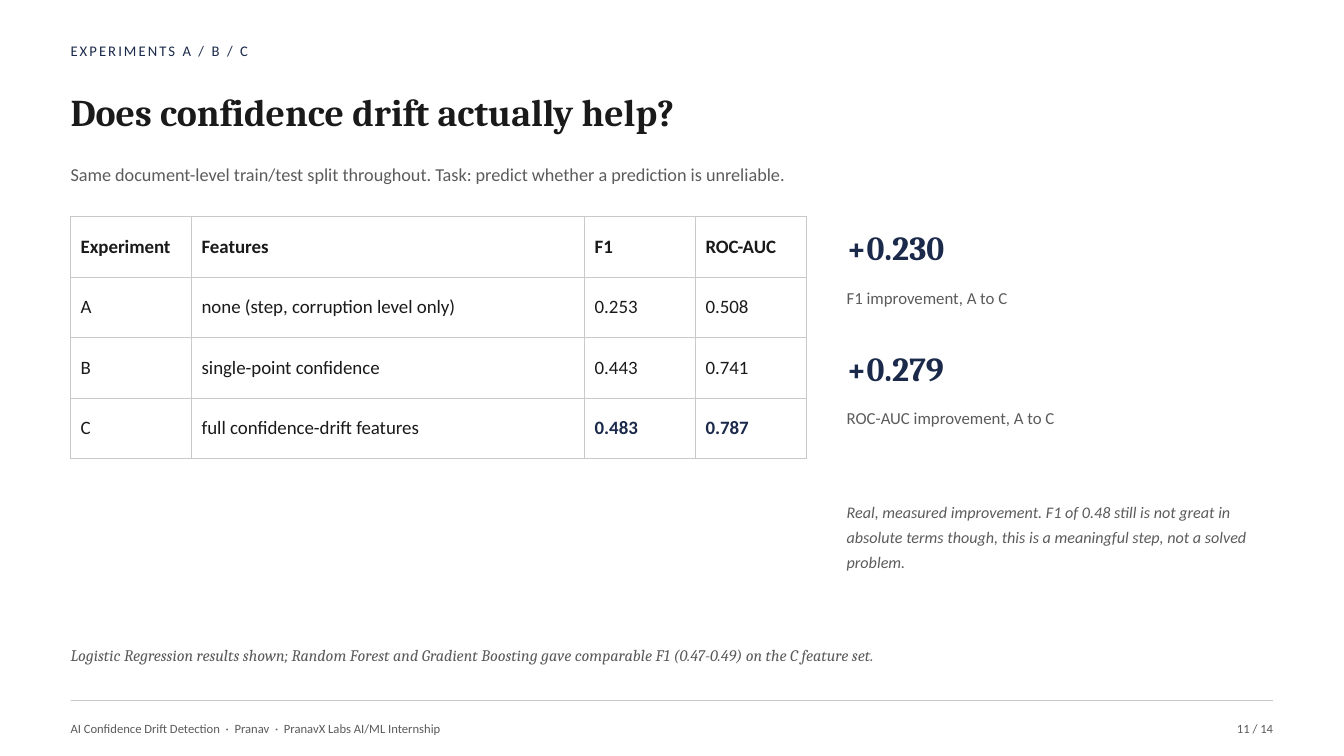
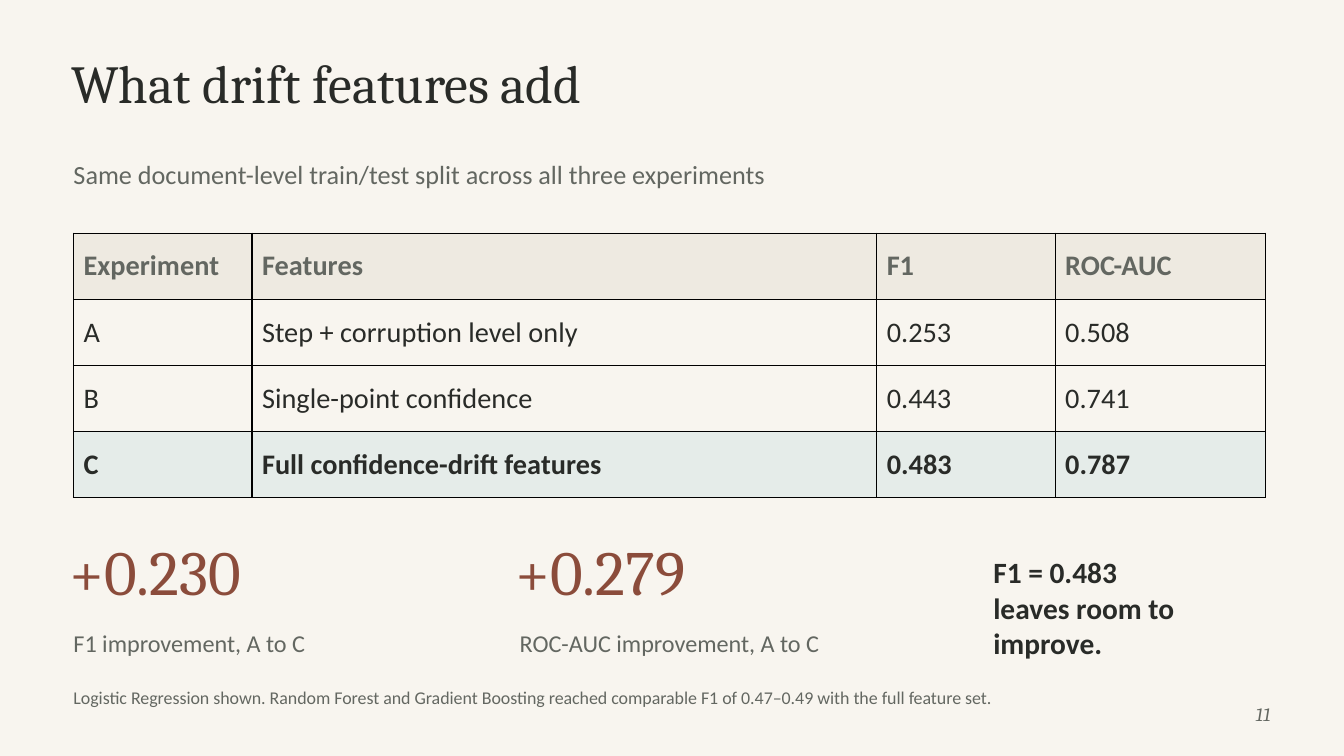
Before and after one commit to ahansardar/ai-confidence-drift, a slide deck: slide 11 of reports/presentation/AI_Confidence_Drift_Presentation.pptx. Drawn at 1344x756 pixels with LibreOffice and Linux fonts; fonts in the diff are those of the drawing. Boxes give left, top, right and bottom in pixels: in the first picture for what was removed or moved away, otherwise in the second. Text is boxed around its words. In the diff, an @@ line names an element or a change of style, - is before the commit and + after.

Commit message:
font change

```diff
--- a/reports/presentation/AI_Confidence_Drift_Presentation.pptx
+++ b/reports/presentation/AI_Confidence_Drift_Presentation.pptx
@@ background #FFFFFF to #F8F5EF @@
@@ vertical alignment middle to top in 4 elements at (73,691,991,707), (1256,708,1271,721), (73,166,764,188), (71,65,582,104) @@
@@ text removed at (71,46,248,56) @@
-EXPERIMENTS A / B / C
@@ text at (71,65,582,104): text changed; size 27 to 38.2 pt; text colour #1A1A1A to #292B28; bold off @@
-Does confidence drift actually help?
+What drift features add
@@ text at (73,166,764,188): text changed; size 13 to 18.8 pt; text colour #5B5B5B to #636761 @@
-Same document-level train/test split throughout. Task: predict whether a prediction is unreliable.
+Same document-level train/test split across all three experiments
@@ table at (74,233,1265,497) @@
-row 2, column 2: none (step, corruption level only)
+row 2, column 2: Step + corruption level only
-row 3, column 2: single-point confidence
+row 3, column 2: Single-point confidence
-row 4, column 2: full confidence-drift features
+row 4, column 2: Full confidence-drift features
@@ fill none to #EEEAE1 in row 1 @@
@@ fill none to #F8F5EF in 8 cells @@
@@ fill none to #E5ECE9 in row 4 @@
@@ size 13.5 to 20.2 pt in "Experiment", "Features", "F1", "ROC-AUC" and 9 more places @@
@@ text colour #1A1A1A to #636761 in "Experiment", "Features", "F1", "ROC-AUC" @@
@@ text colour #1A1A1A to #292B28 in "A", "0.253", "0.508", "B" and 3 more places @@
@@ bold on in "C" @@
@@ text colour #1B2A4A to #292B28 in "0.483", "0.787" @@
@@ borders changed @@
@@ table: place and size @@
-table at (71,217,807,438)
+table at (74,233,1265,497)
@@ text removed at (847,507,1246,571) @@
-Real, measured improvement. F1 of 0.48 still is not great in absolute terms though, this is a meaningful step, not a solved problem.
@@ text "+0.230": place and size @@
-text "+0.230" at (847,237,945,261)
+text "+0.230" at (69,552,241,596)
@@ text "+0.230" at (69,552,241,596): size 24 to 45 pt, text colour #1B2A4A to #8B4C3B, bold off; vertical alignment middle to top @@
@@ text "+0.279" at (516,552,686,596): size 24 to 45 pt, text colour #1B2A4A to #8B4C3B, bold off; vertical alignment middle to top @@
@@ text "+0.279": place and size @@
-text "+0.279" at (847,358,944,382)
+text "+0.279" at (516,552,686,596)
@@ text added at (993,562,1174,659), 21 pt, text #292B28, bold @@
+F1 = 0.483
+leaves room to improve.
@@ text "F1 improvement, A to C": place and size @@
-text "F1 improvement, A to C" at (847,292,1007,307)
+text "F1 improvement, A to C" at (73,635,305,656)
@@ text "F1 improvement, A to C" at (73,635,305,656): size 12 to 17.2 pt, text colour #5B5B5B to #636761; vertical alignment middle to top @@
@@ text "ROC-AUC improvement, A to C" at (520,635,819,656): size 12 to 17.2 pt, text colour #5B5B5B to #636761; vertical alignment middle to top @@
@@ text "ROC-AUC improvement, A to C": place and size @@
-text "ROC-AUC improvement, A to C" at (847,412,1054,427)
+text "ROC-AUC improvement, A to C" at (520,635,819,656)
@@ line removed from (71, 701) to (1273, 701) @@
@@ text at (73,691,991,707): text changed; size 11.5 to 12.8 pt; font Cambria to Calibri; text colour #5B5B5B to #636761; italic off @@
-Logistic Regression results shown; Random Forest and Gradient Boosting gave comparable F1 (0.47-0.49) on the C feature set.
+Logistic Regression shown. Random Forest and Gradient Boosting reached comparable F1 of 0.47–0.49 with the full feature set.
@@ text at (1256,708,1271,721): text changed; size 9 to 13.5 pt; font Calibri to Cambria; text colour #5B5B5B to #636761; italic on @@
-11 / 14
+11
@@ text removed at (71,724,440,735) @@
-AI Confidence Drift Detection · Pranav · PranavX Labs AI/ML Internship
```
Also in this commit, not shown: 10 other slides changed, 3 slides added, 3 slides removed.
